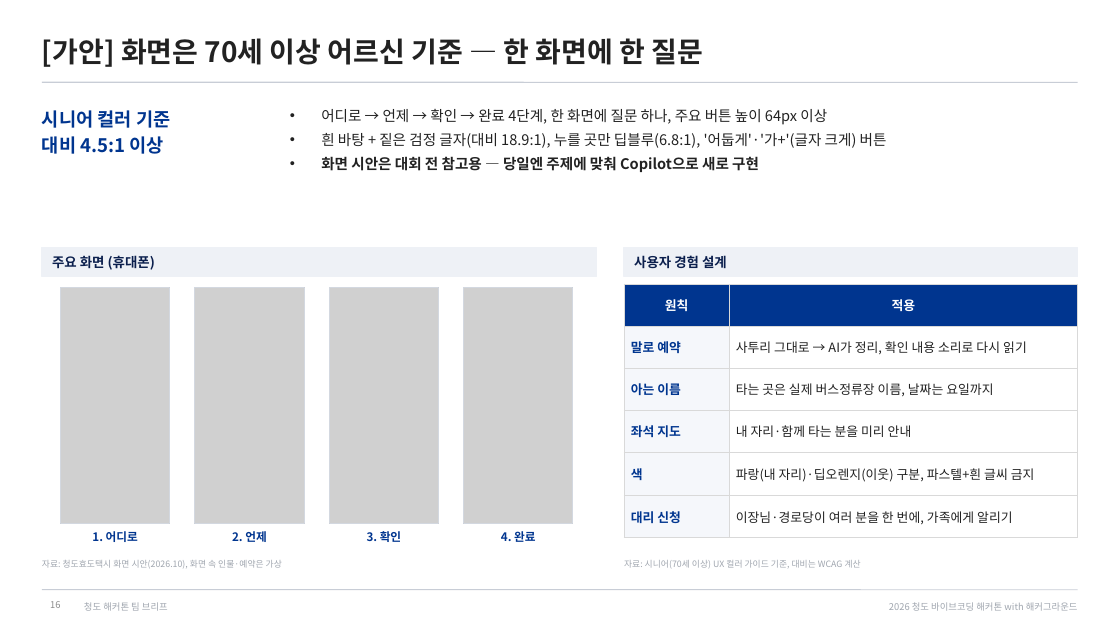
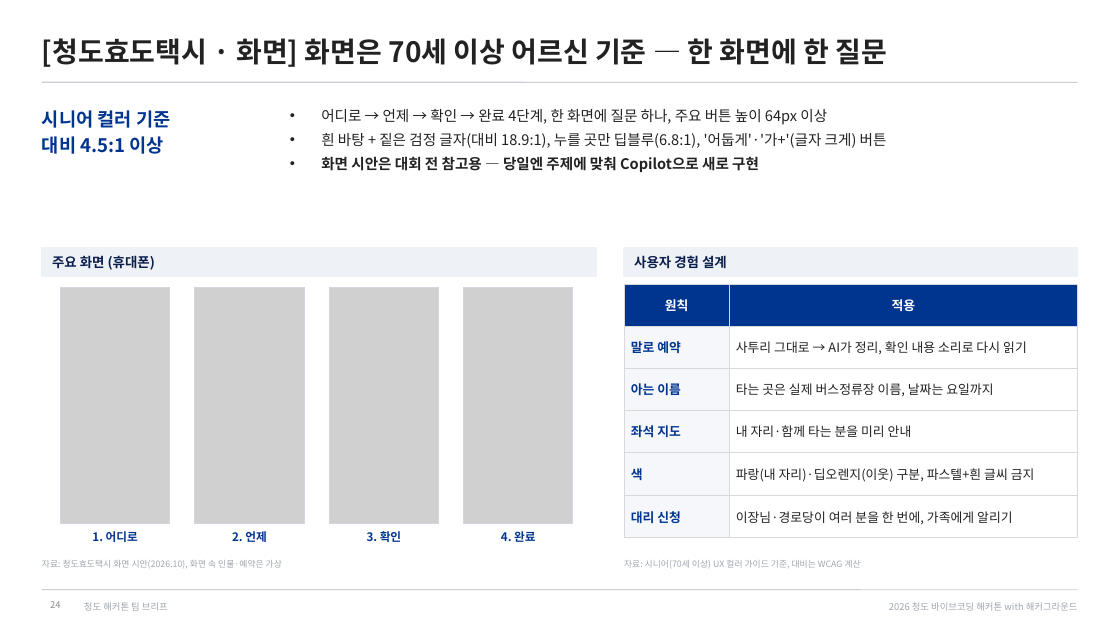
Before and after one commit to fordgril307-wq/Cheongdo_Hackathon, a slide deck: slide 24 of docs/team-brief/청도해커톤_팀브리프.pptx (slide 16 before the commit). Drawn at 1120x630 pixels with LibreOffice and Linux fonts; fonts in the diff are those of the drawing; grey boxes stand for pictures. Boxes give left, top, right and bottom in pixels: in the first picture for what was removed or moved away, otherwise in the second. Text is boxed around its words. In the diff, an @@ line names an element or a change of style, - is before the commit and + after.

```diff
--- a/docs/team-brief/청도해커톤_팀브리프.pptx
+++ b/docs/team-brief/청도해커톤_팀브리프.pptx
@@ title at (42,38,887,67): text changed @@
-[가안] 화면은 70세 이상 어르신 기준 — 한 화면에 한 질문
+[청도효도택시 · 화면] 화면은 70세 이상 어르신 기준 — 한 화면에 한 질문
```
Also in this commit, not shown: 9 other slides changed, 2 slides added, 3 other files.
